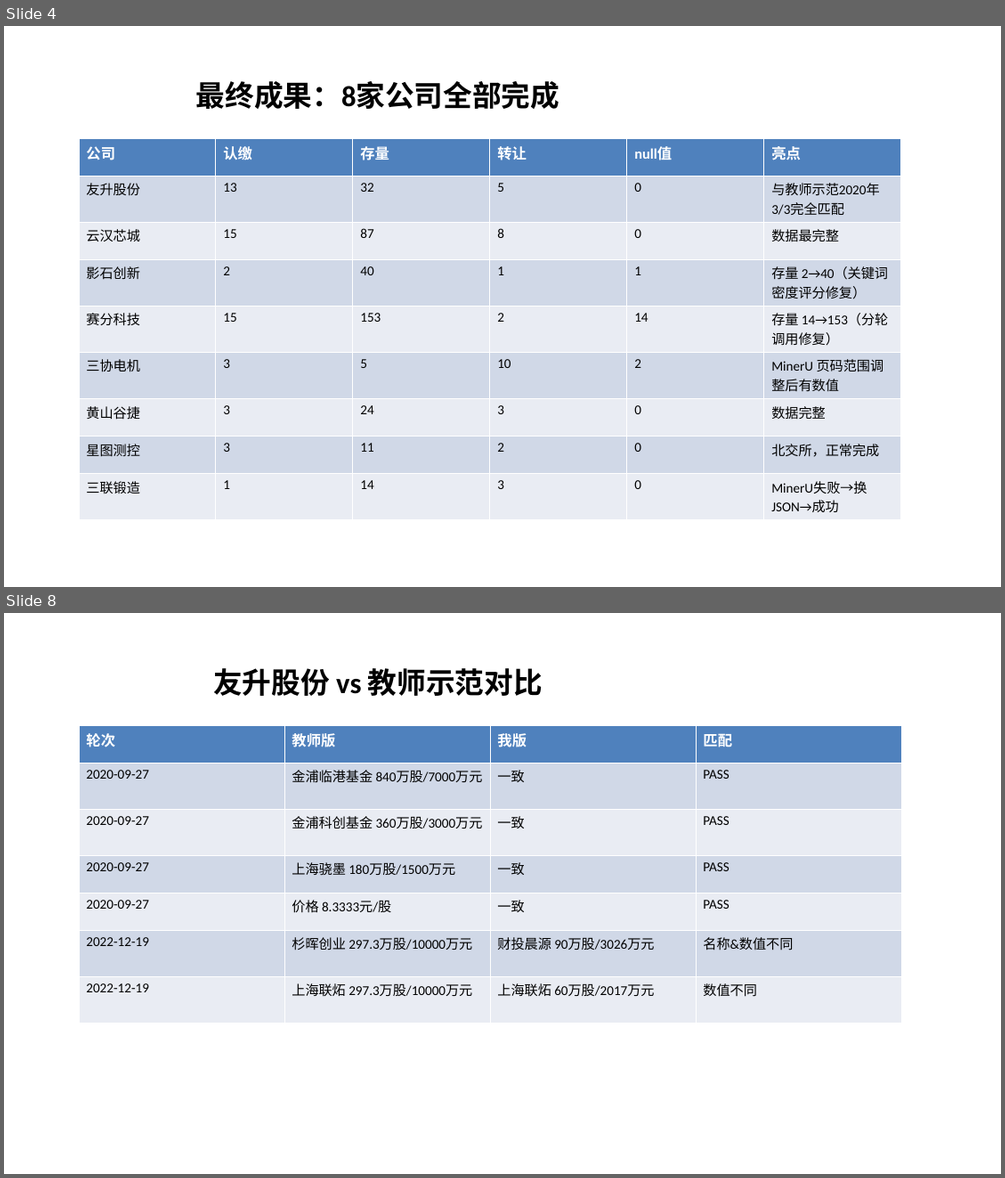
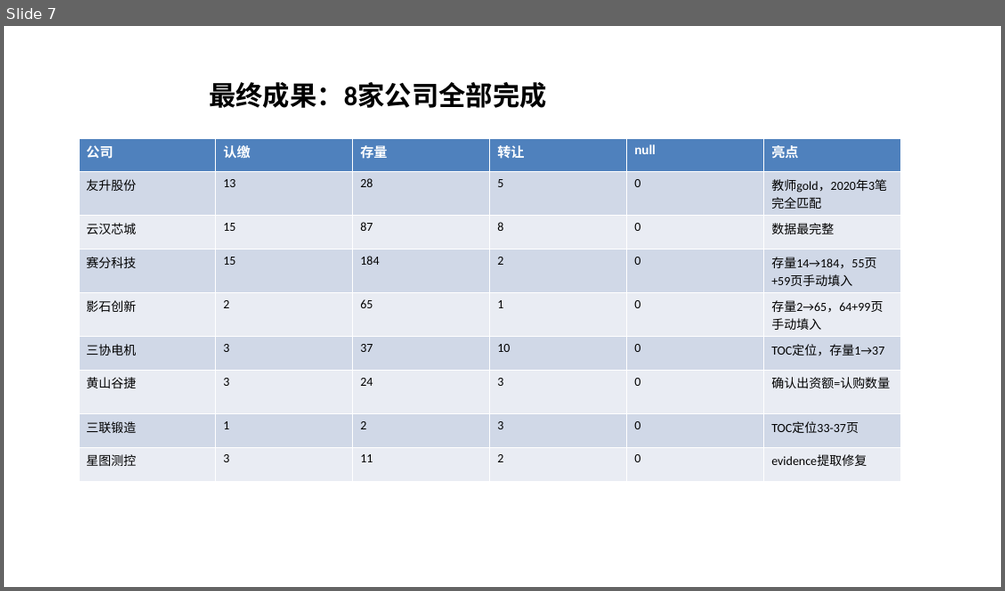
Before and after one commit to flyxx-pro/team-star, a slide deck: presentation/Week3_汇报_刘宇轩_苏宇垚.pptx. Shown one above the other, each under a label of ours: slides 4 and 8 before the commit, slide 7 after it; the slides between them are not shown. The pictures are 1005x1178 and 1005x591 pixels, drawn with LibreOffice and Linux fonts; fonts in the diff are those of the drawing. Boxes give left, top, right and bottom in pixels: in the first picture for what was removed or moved away, otherwise in the second. Text is boxed around its words. In the diff, an @@ line names an element or a change of style, - is before the commit and + after.

Commit message:
[PPT] 最终版-10页-踩坑+解法+TOC创新+对比上周+技术资产

```diff
--- a/presentation/Week3_汇报_刘宇轩_苏宇垚.pptx
+++ b/presentation/Week3_汇报_刘宇轩_苏宇垚.pptx
@@ slide 8 removed at [4,613,1001,1174], background #FFFFFF @@
@@ title removed at [213,668,542,696] @@
-友升股份 vs 教师示范对比
@@ table removed at [79,725,901,1000], 7 rows, 4 columns @@
-轮次 | 教师版 | 我版 | 匹配
-2020-09-27 | 金浦临港基金 840万股/7000万元 | 一致 | PASS
-2020-09-27 | 金浦科创基金 360万股/3000万元 | 一致 | PASS
-2020-09-27 | 上海骁墨 180万股/1500万元 | 一致 | PASS
-2020-09-27 | 价格 8.3333元/股 | 一致 | PASS
-2022-12-19 | 杉晖创业 297.3万股/10000万元 | 财投晨源 90万股/3026万元 | 名称&数值不同
-2022-12-19 | 上海联炻 297.3万股/10000万元 | 上海联炻 60万股/2017万元 | 数值不同
@@ what was slide 4 is now slide 7 @@
@@ slide 7 changed as well @@
@@ title "最终成果：8家公司全部完成" at [209,82,547,108]: size 28 to 26 pt @@
@@ table at [79,138,900,469] @@
-row 1, column 5: null值
+row 1, column 5: null
-row 2, column 3: 32
+row 2, column 3: 28
-row 2, column 6: 与教师示范2020年3/3完全匹配
+row 2, column 6: 教师gold，2020年3笔完全匹配
-row 4: 影石创新 | 2 | 40 | 1 | 1 | 存量 2→40（关键词密度评分修复）
+row 4: 赛分科技 | 15 | 184 | 2 | 0 | 存量14→184，55页+59页手动填入
-row 5: 赛分科技 | 15 | 153 | 2 | 14 | 存量 14→153（分轮调用修复）
+row 5: 影石创新 | 2 | 65 | 1 | 0 | 存量2→65，64+99页手动填入
-row 6: 三协电机 | 3 | 5 | 10 | 2 | MinerU 页码范围调整后有数值
+row 6: 三协电机 | 3 | 37 | 10 | 0 | TOC定位，存量1→37
-row 7, column 6: 数据完整
+row 7, column 6: 确认出资额=认购数量
-row 8: 星图测控 | 3 | 11 | 2 | 0 | 北交所，正常完成
+row 8: 三联锻造 | 1 | 2 | 3 | 0 | TOC定位33-37页
-row 9: 三联锻造 | 1 | 14 | 3 | 0 | MinerU失败→换JSON→成功
+row 9: 星图测控 | 3 | 11 | 2 | 0 | evidence提取修复
@@ size 14 to 13 pt in "公司", "认缴", "存量", "转让" and 1 more places @@
@@ size 13 to 12 pt in "友升股份", "13", "5", "0" and 16 more places @@
```
Also in this commit, not shown: 5 other slides changed, 4 slides added, 3 other slides removed, 2 other files.
